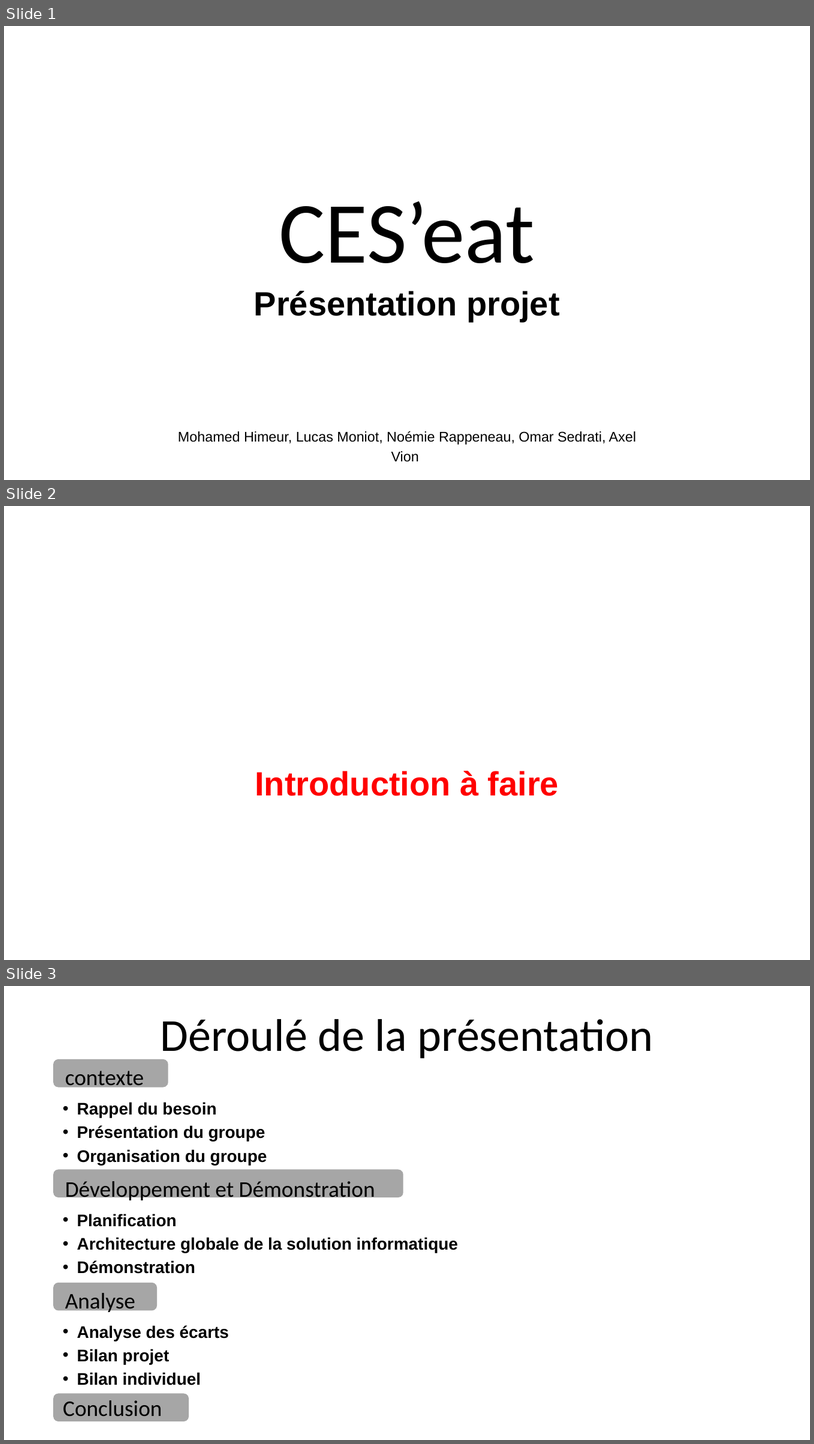
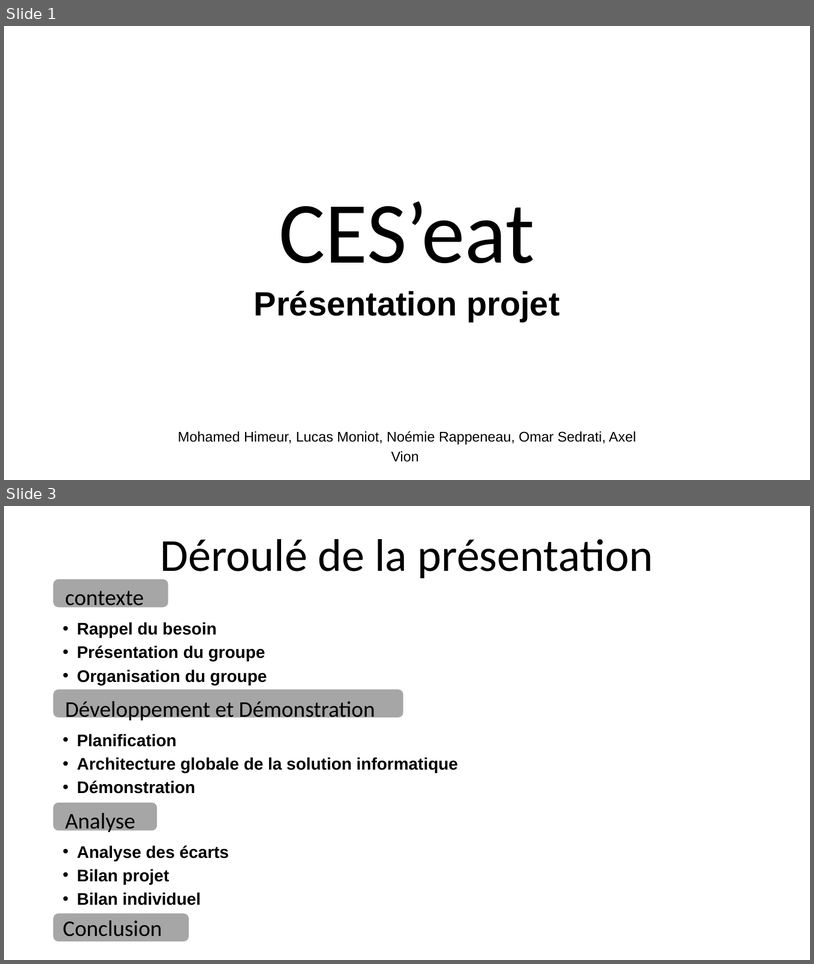
Before and after one commit to omar-sdt/CES-eat, a slide deck: docs/Présentation CES'eat.pptx. Shown one above the other, each under a label of ours: slides 1, 2 and 3 before the commit, slides 1 and 3 after it; the slides between them are not shown. The pictures are 814x1444 and 814x964 pixels, drawn with LibreOffice and Linux fonts; fonts in the diff are those of the drawing; background and template pictures are left out. Boxes give left, top, right and bottom in pixels: in the first picture for what was removed or moved away, otherwise in the second. Text is boxed around its words. In the diff, an @@ line names an element or a change of style, - is before the commit and + after.

Commit message:
Add introduction + conclusion + individual

```diff
--- a/docs/Présentation CES'eat.pptx
+++ b/docs/Présentation CES'eat.pptx
@@ slide 2 removed at [4,506,810,960], background picture (left out) @@
@@ text removed at [255,771,559,796] @@
-Introduction à faire
```
Also in this commit, not shown: 9 slides added.
